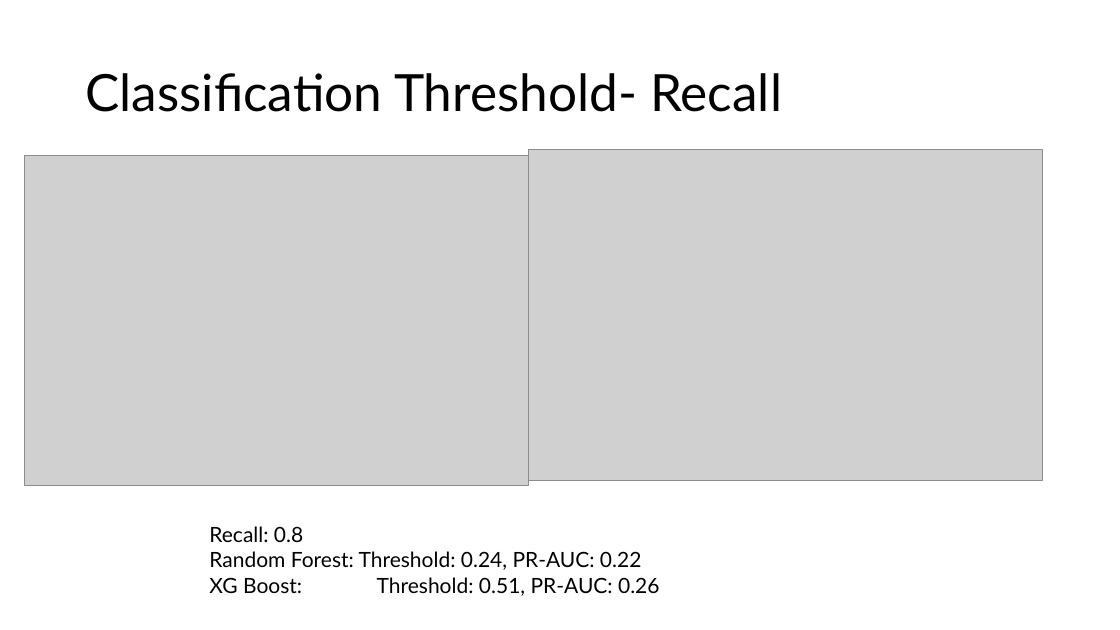
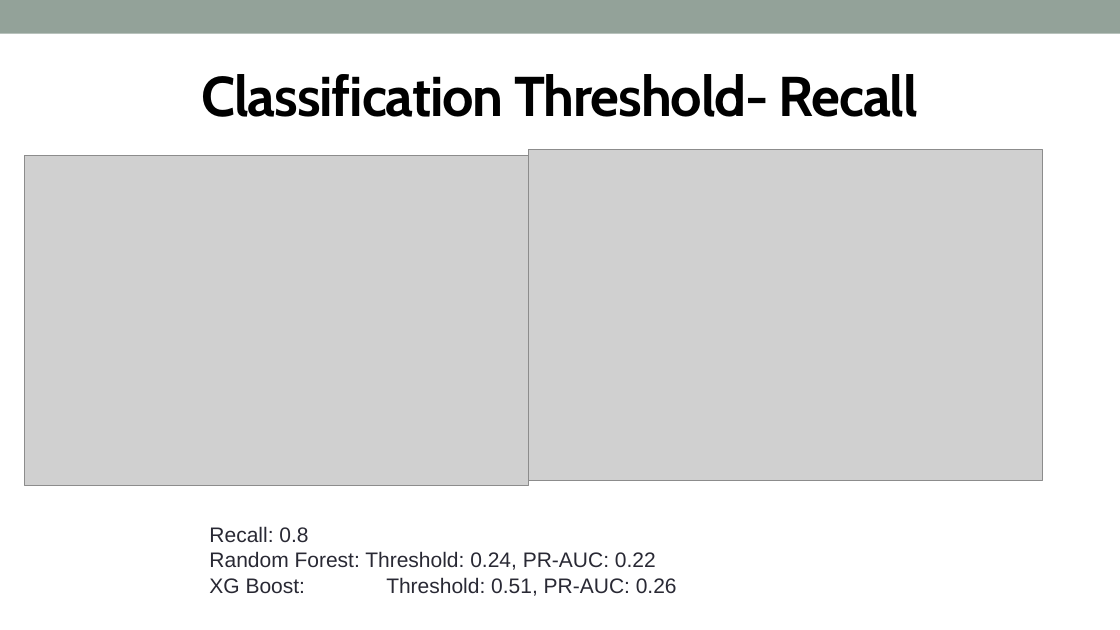
Before and after one commit to adnt01/stroke_factors_analysis, a slide deck: slide 10 of report_and_presentation/Cohort8_DS3_Presentation.pptx. Drawn at 1120x630 pixels with LibreOffice and Linux fonts; fonts in the diff are those of the drawing; grey boxes stand for pictures. Boxes give left, top, right and bottom in pixels: in the first picture for what was removed or moved away, otherwise in the second. Text is boxed around its words. In the diff, an @@ line names an element or a change of style, - is before the commit and + after.

Commit message:
update presentation format

```diff
--- a/report_and_presentation/Cohort8_DS3_Presentation.pptx
+++ b/report_and_presentation/Cohort8_DS3_Presentation.pptx
@@ rectangle added at bbox=[0, 0, 1120, 34], fill #93A299 @@
@@ title "Classification Threshold- Recall": place and size @@
-title "Classification Threshold- Recall" at bbox=[85, 73, 782, 112]
+title "Classification Threshold- Recall" at bbox=[201, 74, 918, 117]
@@ title "Classification Threshold- Recall" at bbox=[201, 74, 918, 117]: size 44 to 48 pt, font Lato to Cabin, letter spacing 0 to -1 pt, bold on; alignment left to centre; line spacing 0.9 to 1 @@
@@ text "Recall: 0.8" at bbox=[209, 526, 677, 596]: font Lato to Arial, text colour #000000 to #292934 @@
```
Also in this commit, not shown: 19 other slides changed, 1 slide added, 1 slide removed.
